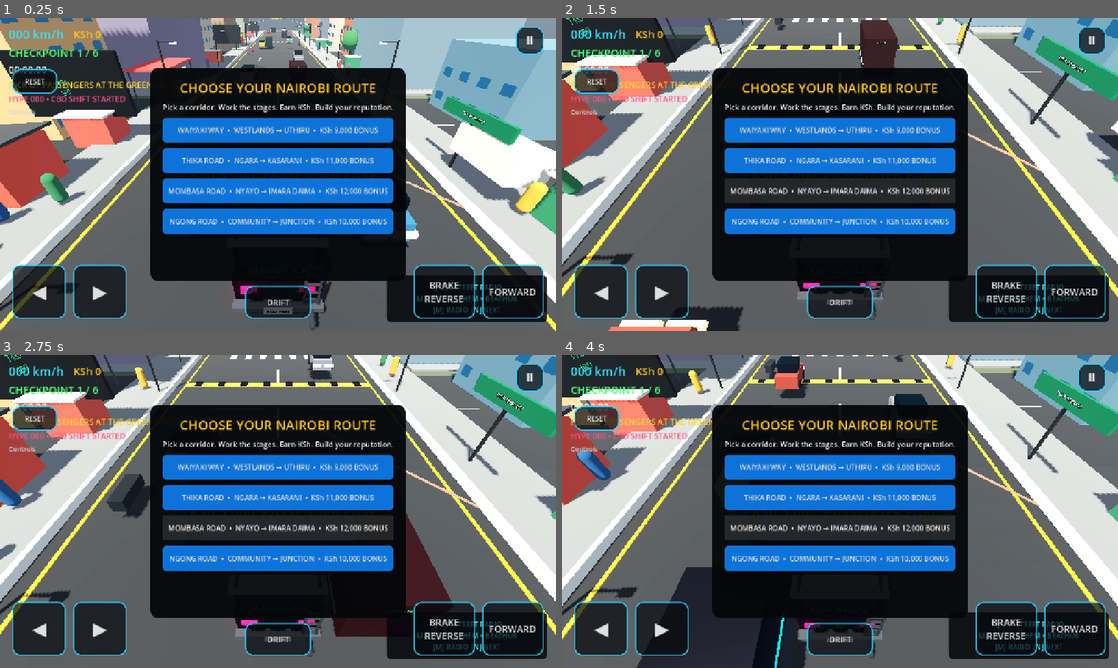
Above: before the commit, frames 1-4 (two rows, left to right).
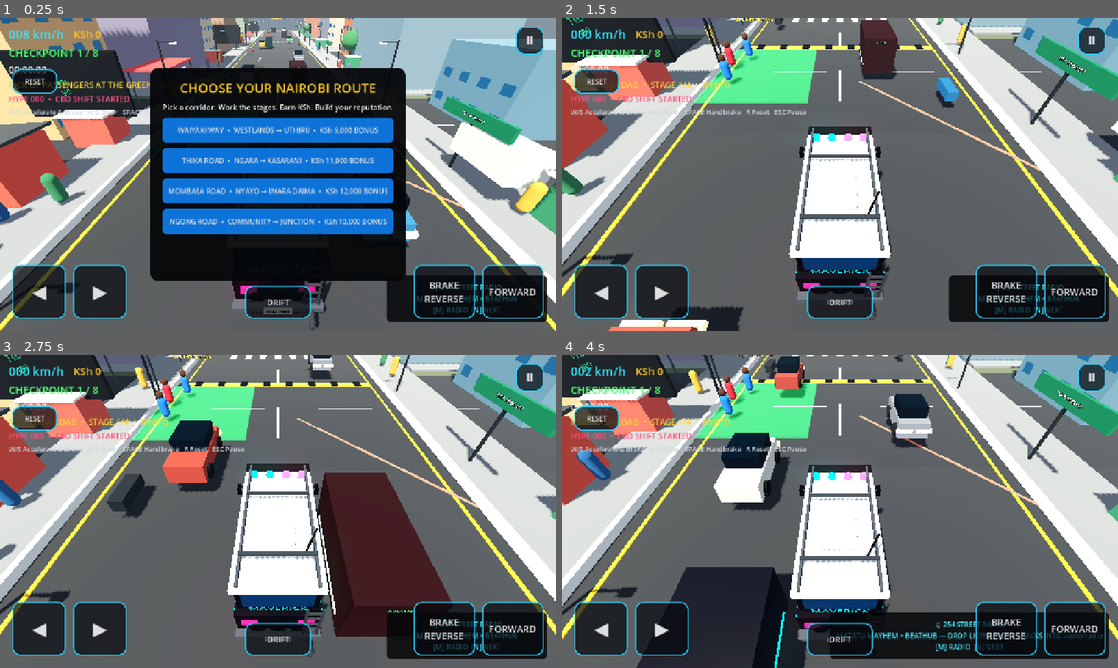
Above: after the commit, the same moments.

Repository: beathubonline-arch/Matatu-Mayhem
Game: Godot game, scene res://scenes/main/Main.tscn
Same seed, same stepped clock (60 frames per second), same inputs: the game is played once before the commit and once after it.
Inputs (mouse positions are in pixels of both pictures, inside the frame that each line leads up to):
- Up to frame 1 (0.25 s): no input
- Up to frame 2 (1.5 s): click (840, 193) at 0.5 s, where only the run before the commit has a clickable "RUN IT AGAIN"; click (840, 193) at 1.25 s, where only the run before the commit has a clickable "RUN IT AGAIN"
- Up to frame 3 (2.75 s): click (278, 530) at 2 s, where only the run before the commit has a clickable "RUN IT AGAIN"
- Up to frame 4 (4 s): tap Enter at 2.75 s; move the mouse to (962, 495) at 2.77 s; hold D (steer_right) 2.78-3.53 s; hold N (radio_next) 2.78-3.53 s; click (962, 495) at 2.92 s; move the mouse to (728, 527) at 3.52 s; hold S (brake) from 3.53 s (still down); tap M (radio_toggle) at 3.6 s

The runs differ from the first frame. In frame 1, 0.4% of the frame differs, in the area x 1-27%, y 4-43%; in frame 2, 32%; in frame 3, 32%; in frame 4, 34%, in the area x 1-98%, y 0-98%.
Error before the commit: Parse Error: Could not parse global class "PassengerManager" from "res://scripts/gameplay/PassengerManager.gd". (res://scripts/ui/HUD.gd:25)

Commit message:
Fix passenger manager source formatting

Diff:
--- a/scripts/gameplay/PassengerManager.gd
+++ b/scripts/gameplay/PassengerManager.gd
@@ -8,7 +8,8 @@
 
 @export var pickup_stop_path: NodePath
 @export var dropoff_stop_path: NodePath
-@export var fare_amount: int = 5000\n@export var enabled: bool = true
+@export var fare_amount: int = 5000
+@export var enabled: bool = true
 
 var state: ServiceState = ServiceState.WAITING_FOR_PICKUP
 var pickup_stop: PassengerStop
